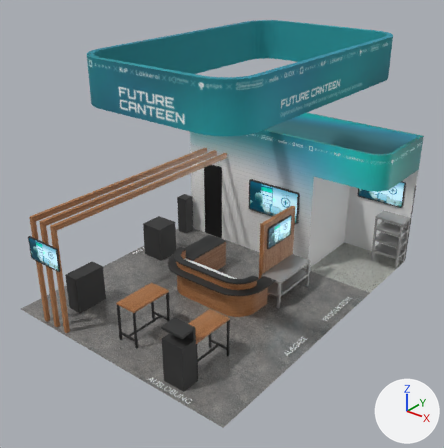
What one commit did to the glTF model model/Messestand_Internorga_27.glb.
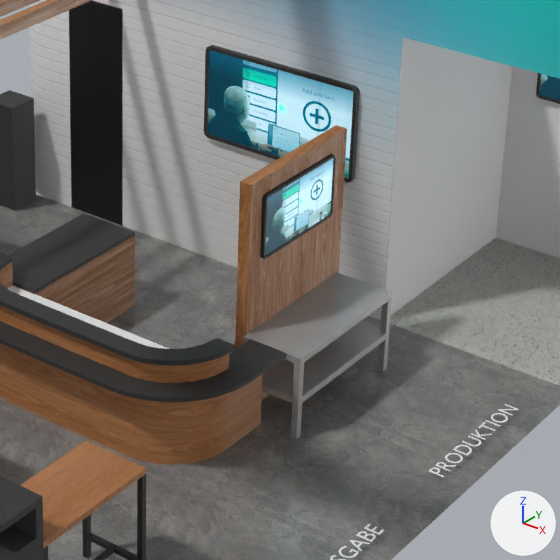
Each version appears first whole from a camera (50 mm lens) standing at (9.47, -12.01, 9.31) and looking at (0.31, -0.55, 2.2), and next in a close-up on the part from 41% to 82% of the width and 37% to 78% of the height. The lights are fixed; the arrows at lower right show +X, +Y and +Z. Where no turn or scale is listed for an object, it has been applied to the vertices. Vertices at the same position are counted once.

The first close-up shows 'Banner', 'Cube', 'Cube.001', 'Cube.002', 'Cube.006', 'Cube.007', 'Cube.009', 'Floor', 'Floor_Backoffice', 'Table_top', 'Wand', 'base'.
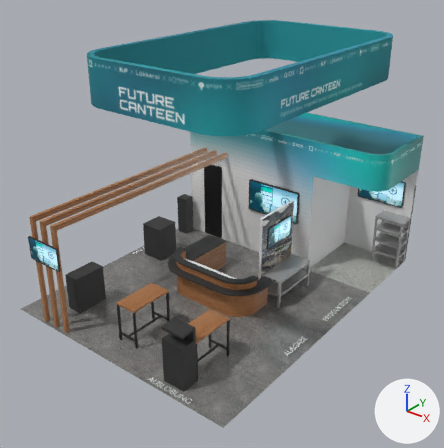
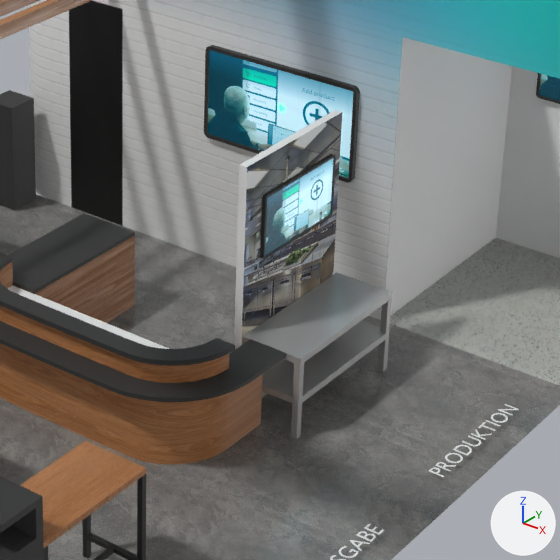
The change in detail:
Picture 'View-F' (img_view_f) is new.
Picture 'View-G' (img_view_g) is new.
Material 'ViewF_außen' (mat_viewf_außen) is new.
Its texture is img_view_f.
Its roughness is 0.816.
Material 'ViewG_innen' (mat_viewg_innen) is new.
Its texture is img_view_g.
Its roughness is 0.816.
me_cube_013 is used by ob_cube_002; location (-0.009, 0.0, 0.0).
me_cube_013 had 8 vertices, 12 faces and spanned x 1.22..1.34, y -0.08..1.43, z 0.0..2.3.
me_cube_013 no longer uses material mat_oak_veneer_01.
me_cube_013 now has 8 vertices, 12 faces and spans x -0.04..0.04, y -0.74..0.74, z -1.24..1.24.
me_cube_013 part 1: the whole mesh is rebuilt.
me_cube_013 now uses material mat_viewg_innen (picture img_view_g).
me_cube_013 now uses material mat_viewf_außen (picture img_view_f).
me_cube_013 now uses material mat_arbeitsplatte (white #e7e7e7).
Object 'Cube.002' (ob_cube_002) moves from (-0.009, 0.0, 0.0) to (1.269, 0.622, 1.24).

Boxes [x1, y1, x2, y2] around the edits, measured in the close-ups (560 x 560 px):
'Cube.002', reshaped, moved
    before: [235, 125, 347, 400]
    after: [234, 110, 342, 398]
